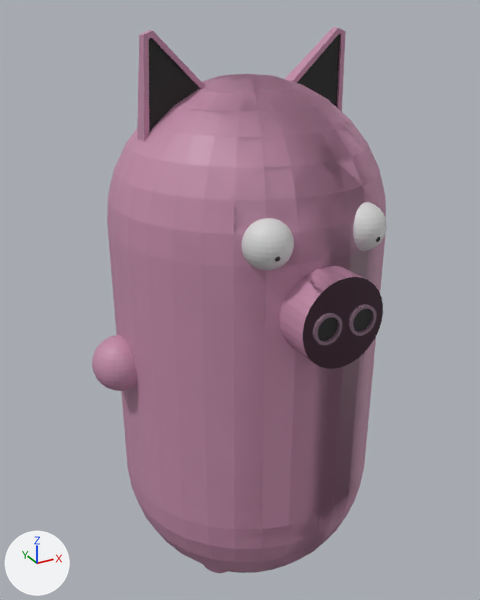
The FBX model Assets/Models/Pig.fbx, before and after one commit.
Camera for both pictures: a camera (50 mm lens) standing at (-1.15, -2.04, 2.32) and looking at (-0.01, 0.03, 1.28). The axes (+X, +Y, +Z) are drawn at lower left. The lights are the same throughout.

Script lines for the objects in view, before the commit:
```python
mat_skin = principled_material('Skin')
mat_skin.base_color = (0.546, 0.263, 0.396)  # pink #c38ca9
me_cylinder_001 = bpy.data.meshes.new('Cylinder.001')
me_cylinder_001.from_pydata(...)  # 6190 vertices, 6498 faces; spans x -0.61..0.61, y -0.62..0.52, z 0.0..2.26
# faces by material slot: [1024, 1024, 2202, 194, 2, 2, 2, 2048]
me_cylinder_001.materials.append(mat_eyebulb)  # light grey #d6d6d6
me_cylinder_001.materials.append(mat_eye)  # black #1f1f1f
me_cylinder_001.materials.append(mat_skin)  # pink #c38ca9
me_cylinder_001.materials.append(mat_nosehole)  # purple #876a7c
me_cylinder_001.materials.append(mat_nose)  # brown #815d70
me_cylinder_001.materials.append(mat_noseholeinside)  # black #1f1f1f
me_cylinder_001.materials.append(mat_earinside)  # black #1f1f1f
me_cylinder_001.materials.append(mat_leg)  # pink #c38ca9
ob_cylinder = bpy.data.objects.new('Cylinder', me_cylinder_001)
ob_cylinder.location = (0.0, 0.0, 0.0)
```
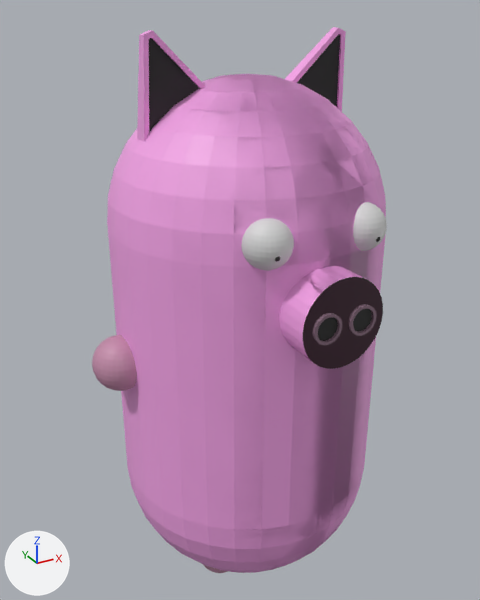
The change, as JSON lines over the scene's bpy script:
```json
{"op": "set", "path": "mat_skin.base_color", "old": "(0.546, 0.263, 0.396)", "new": "(0.913, 0.371, 0.799)", "note": "pink #c38ca9 -> pink #f5a4e7"}
```

What differs and where, as boxes (x1, y1, x2, y2) in the pictures (480 x 600 px):
```json
{"object": "Cylinder", "change": "recoloured", "before": [107, 27, 386, 573], "after": [107, 27, 386, 573]}
```
